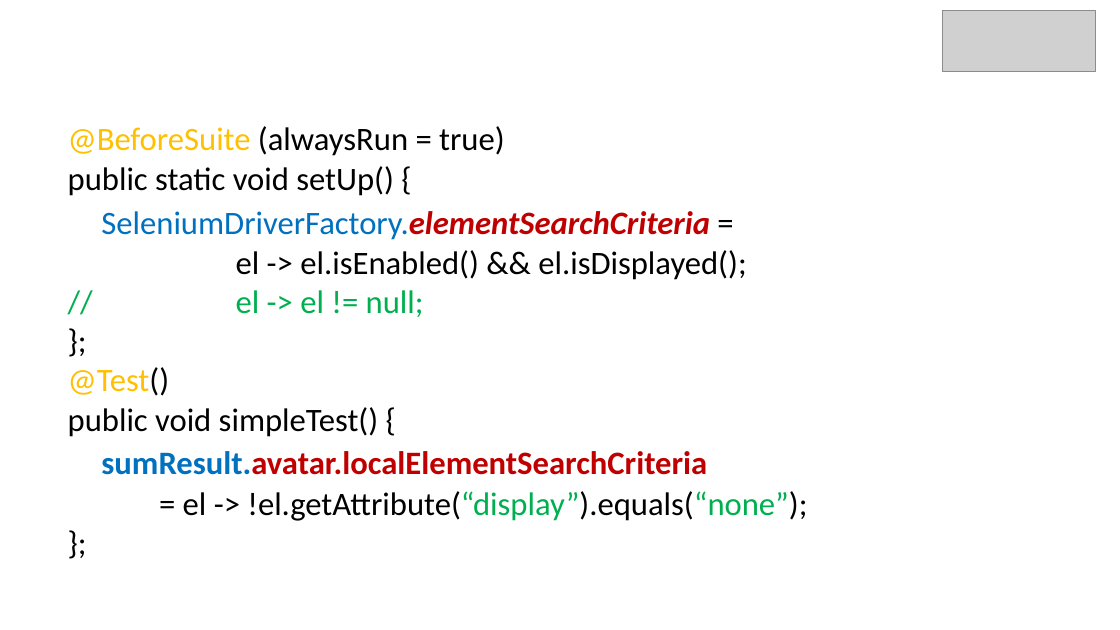
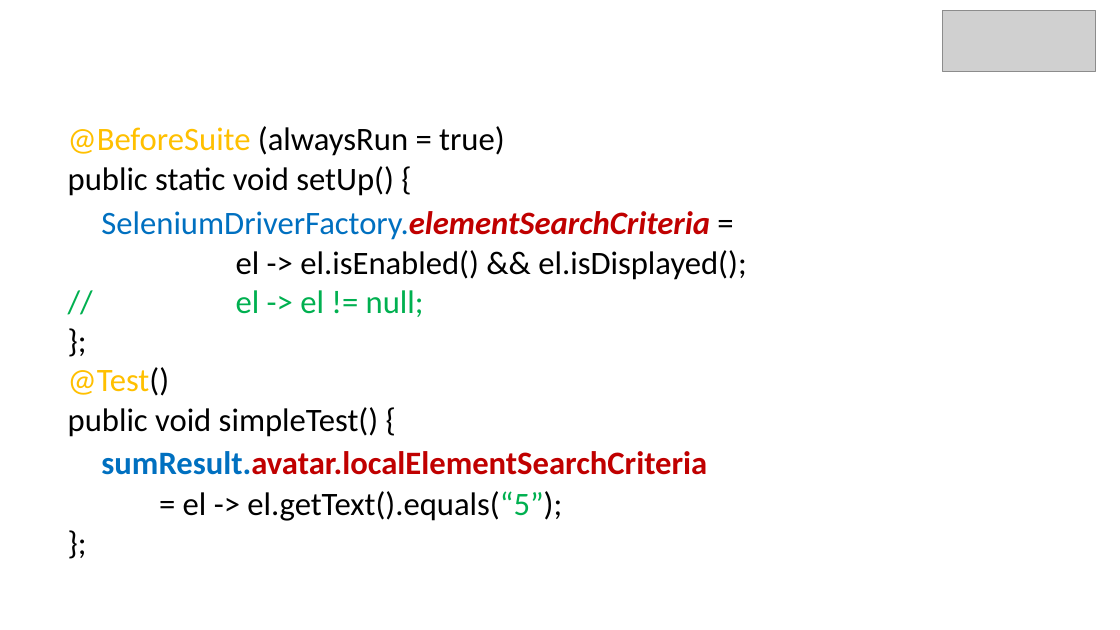
Before and after one commit to epam/JDI, a slide deck: slide 15 of 8 JDI Settings.pptx (slide 20 before the commit). Drawn at 1120x630 pixels with LibreOffice and Linux fonts; fonts in the diff are those of the drawing; grey boxes stand for pictures; background and template pictures are left out. Boxes give left, top, right and bottom in pixels: in the first picture for what was removed or moved away, otherwise in the second. Text is boxed around its words. In the diff, an @@ line names an element or a change of style, - is before the commit and + after.

```diff
--- a/8 JDI Settings.pptx
+++ b/8 JDI Settings.pptx
@@ text at [183,491,562,521]: text changed @@
-= el -> !el.getAttribute(“display”).equals(“none”);
+= el -> el.getText().equals(“5”);
```
Also in this commit, not shown: 11 other slides changed, 13 slides added, 5 slides removed.
